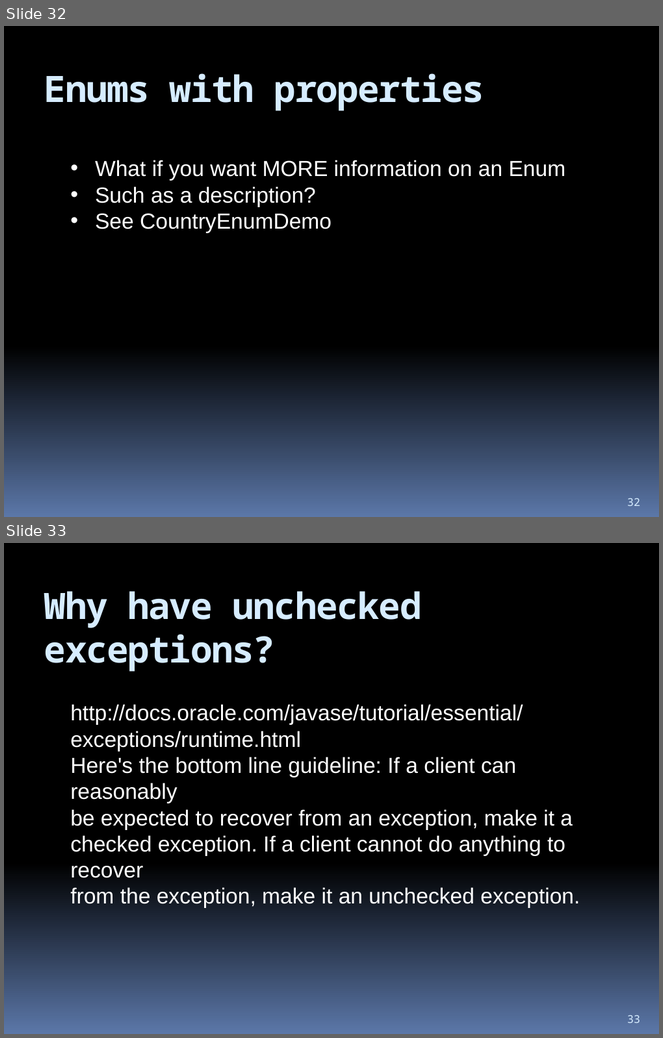
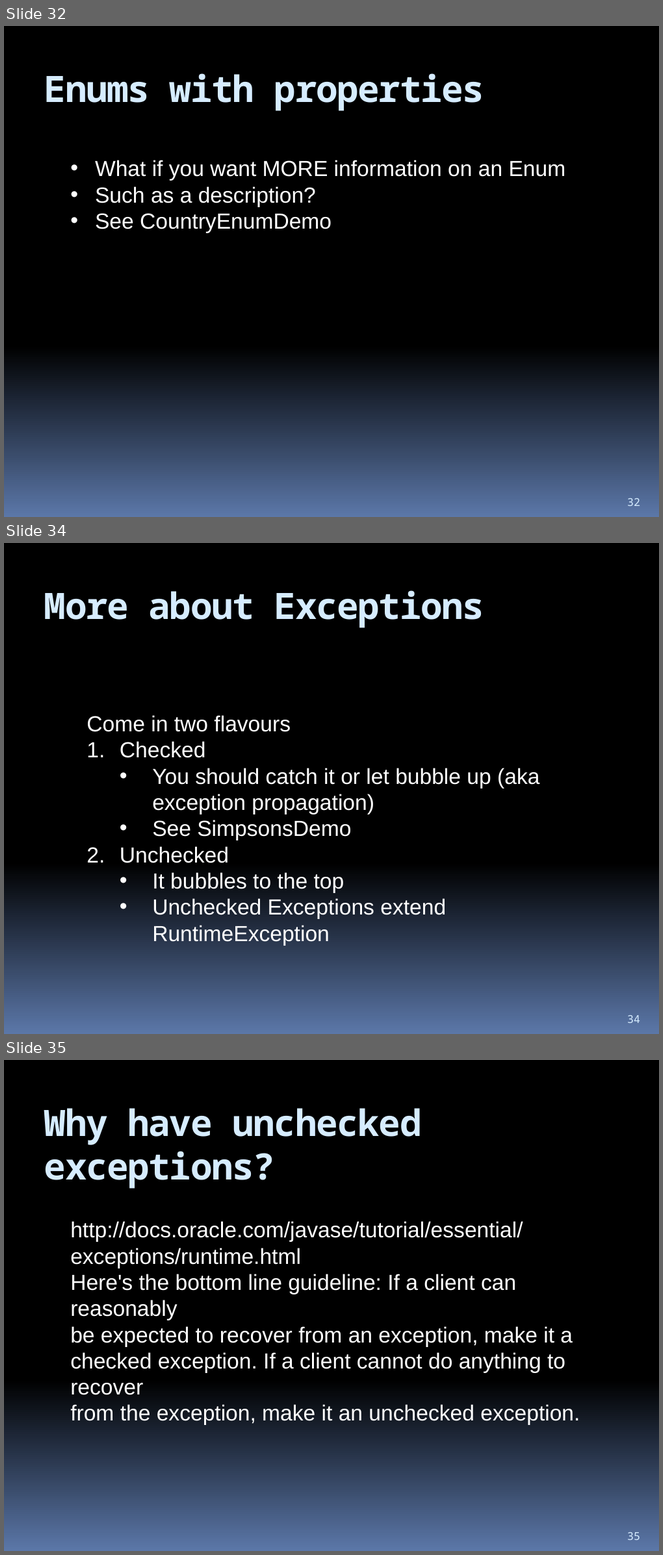
Before and after one commit to hchan/comp2613, a slide deck: coursePresentation.pptx. Shown one above the other, each under a label of ours: slides 32 and 33 before the commit, slides 32, 34 and 35 after it; the slides between them are not shown. The pictures are 663x1038 and 663x1555 pixels, drawn with LibreOffice and Linux fonts; fonts in the diff are those of the drawing. Boxes give left, top, right and bottom in pixels: in the first picture for what was removed or moved away, otherwise in the second. Text is boxed around its words. In the diff, an @@ line names an element or a change of style, - is before the commit and + after.

```diff
--- a/coursePresentation.pptx
+++ b/coursePresentation.pptx
@@ slide 34 added at box(4, 543, 659, 1034), background gradient #000000 to #5B77A8 @@
@@ title added at box(44, 590, 484, 628), 40 pt, text #D6ECFF, bold @@
+More about Exceptions
@@ text added at box(87, 715, 540, 946), 24 pt, text #FFFFFF @@
+Come in two flavours
+1. Checked
+  • You should catch it or let bubble up (aka exception propagation)
+  • See SimpsonsDemo
+2. Unchecked
+  • It bubbles to the top
+  • Unchecked Exceptions extend RuntimeException
@@ page number added at box(627, 1016, 640, 1023), 12 pt, text #D6ECFF @@
+34
@@ what was slide 33 is now slide 35 @@
@@ page number at box(627, 1533, 640, 1540): text changed @@
-33
+35
```
Also in this commit, not shown: 1 other slide added, 3 other files.
